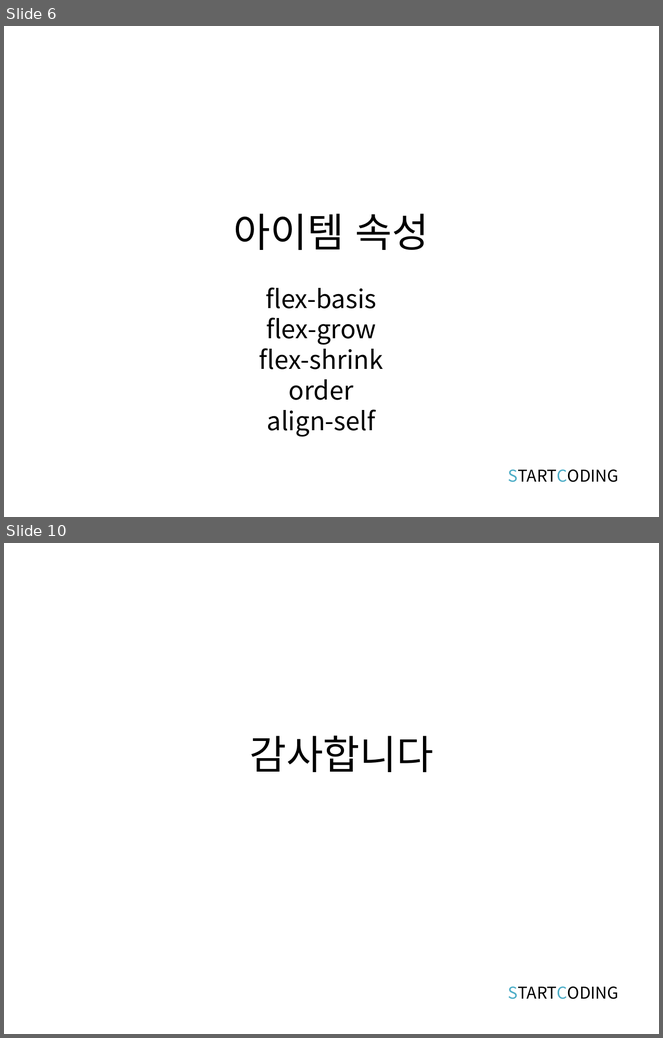
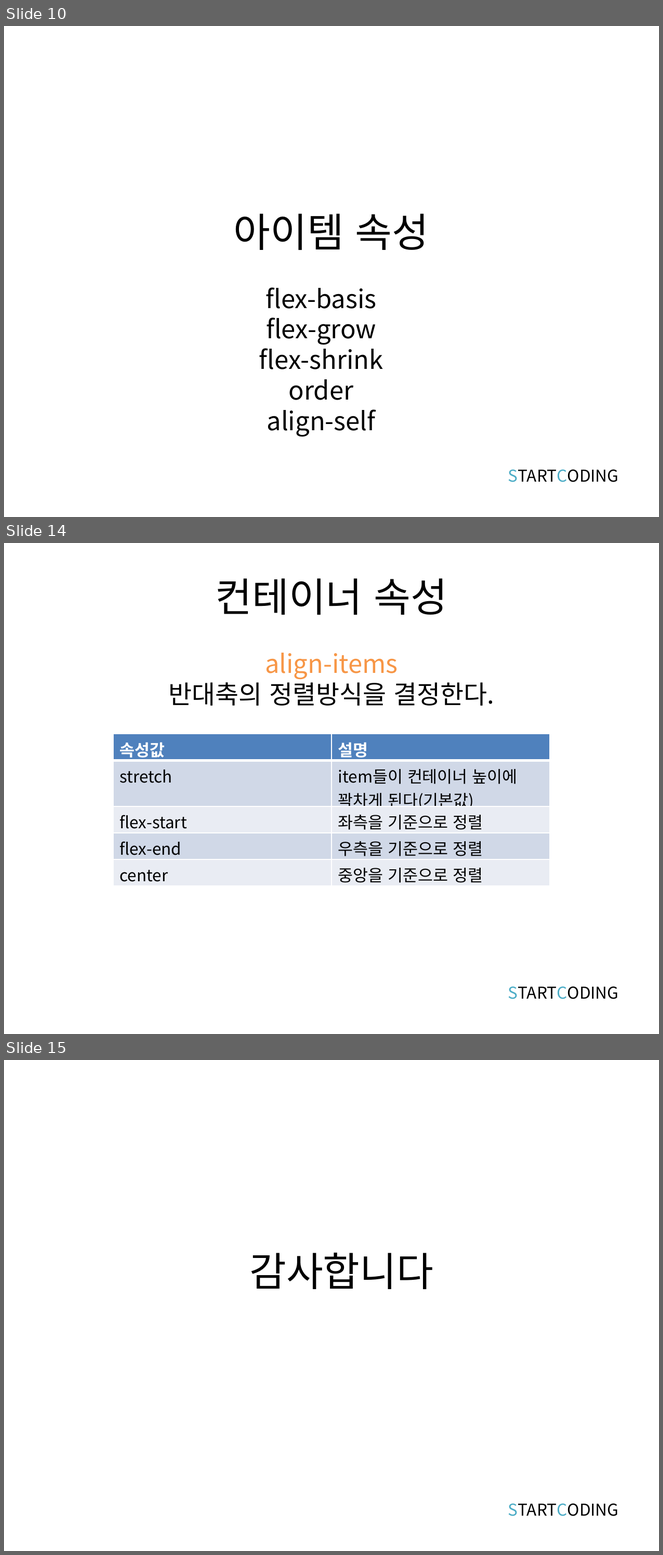
Before and after one commit to kwonkijun/web, a slide deck: 프론트엔드기초(PPT)/CSS3 8강_CSS 플렉스박스 레이아웃.pptx. Shown one above the other, each under a label of ours: slides 6 and 10 before the commit, slides 10, 14 and 15 after it; the slides between them are not shown. The pictures are 663x1038 and 663x1555 pixels, drawn with LibreOffice and Linux fonts; fonts in the diff are those of the drawing. Boxes give left, top, right and bottom in pixels: in the first picture for what was removed or moved away, otherwise in the second. Text is boxed around its words. In the diff, an @@ line names an element or a change of style, - is before the commit and + after.

```diff
--- a/프론트엔드기초(PPT)/CSS3 8강_CSS 플렉스박스 레이아웃.pptx
+++ b/프론트엔드기초(PPT)/CSS3 8강_CSS 플렉스박스 레이아웃.pptx
@@ slide 14 added at (4,543,659,1034), background #FFFFFF @@
@@ title added at (215,578,448,615), 44 pt, text #000000 @@
+컨테이너 속성
@@ text added at (169,653,494,706), 28 pt, text #000000 @@
+align-items
+반대축의 정렬방식을 결정한다.
@@ table added at (113,734,550,886), 5 rows, 2 columns @@
+속성값 | 설명
+stretch | item들이 컨테이너 높이에 꽉차게 된다(기본값)
+flex-start | 좌측을 기준으로 정렬
+flex-end | 우측을 기준으로 정렬
+center | 중앙을 기준으로 정렬
@@ text added at (508,987,619,1000), 18 pt, text #000000 @@
+STARTCODING
@@ what was slide 6 is now slide 10 @@
@@ what was slide 10 is now slide 15 @@
```
Also in this commit, not shown: 5 slides changed, 5 other slides added, 1 slide removed, 1 other file.
